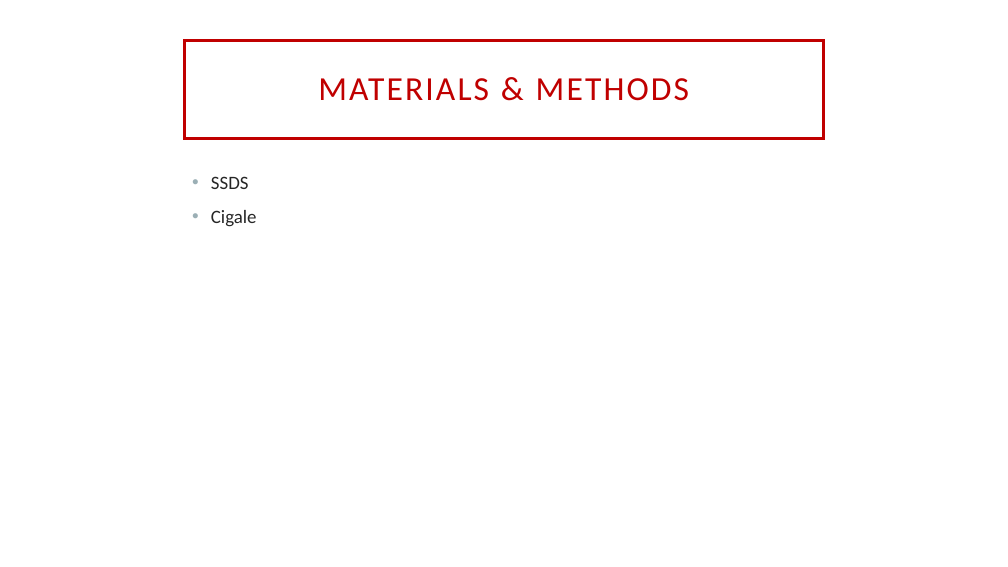
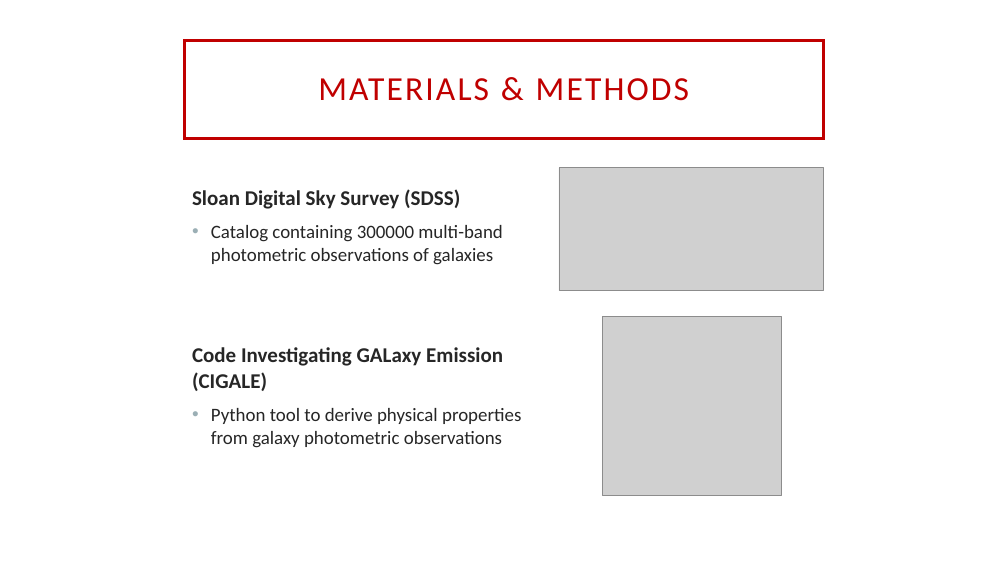
Before and after one commit to NoemiMzz/LabDataAnalysis, a slide deck: slide 3 of Group2_presentation.pptx. Drawn at 1008x567 pixels with LibreOffice and Linux fonts; fonts in the diff are those of the drawing; grey boxes stand for pictures; background and template pictures are left out. Boxes give left, top, right and bottom in pixels: in the first picture for what was removed or moved away, otherwise in the second. Text is boxed around its words. In the diff, an @@ line names an element or a change of style, - is before the commit and + after.

```diff
--- a/Group2_presentation.pptx
+++ b/Group2_presentation.pptx
@@ picture added at [559, 168, 823, 290] @@
@@ text at [192, 189, 521, 448]: text changed @@
-• SSDS
-• Cigale
+Sloan Digital Sky Survey (SDSS)
+• Catalog containing 300000 multi-band photometric observations of galaxies
+Code Investigating GALaxy Emission (CIGALE)
+• Python tool to derive physical properties from galaxy photometric observations
@@ picture added at [603, 317, 782, 496] @@
```
Also in this commit, not shown: 4 other slides changed, 7 slides added, 5 slides removed, 1 other file.
